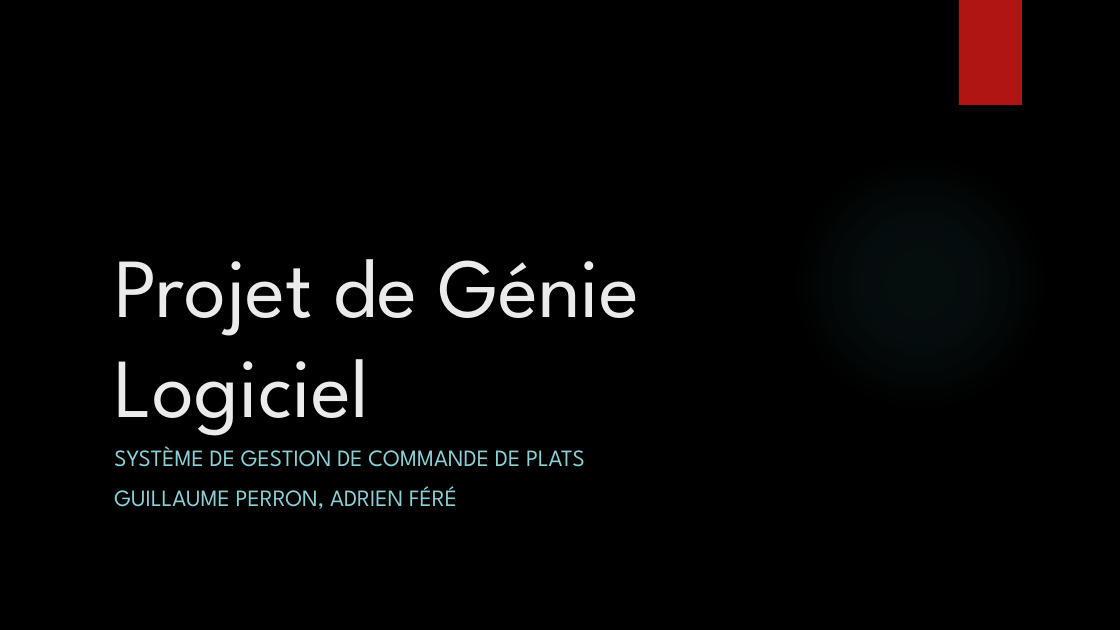
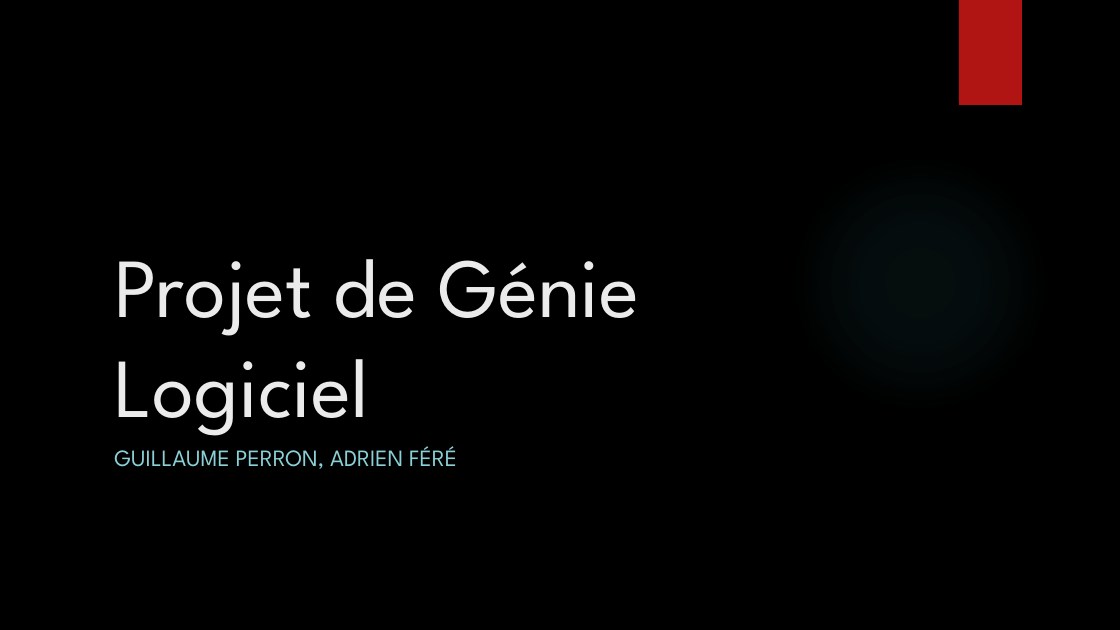
Before and after one commit to DienF/Projet-Finale, a slide deck: slide 1 of Présentation projet de Génie Logiciel.pptx. Drawn at 1120x630 pixels with LibreOffice and Linux fonts; fonts in the diff are those of the drawing; background and template pictures are left out. Boxes give left, top, right and bottom in pixels: in the first picture for what was removed or moved away, otherwise in the second. Text is boxed around its words. In the diff, an @@ line names an element or a change of style, - is before the commit and + after.

```diff
--- a/Présentation projet de Génie Logiciel.pptx
+++ b/Présentation projet de Génie Logiciel.pptx
@@ subtitle at (114, 446, 585, 467): paragraph removed @@
-SYSTÈME DE GESTION DE COMMANDE DE PLATS
```
Also in this commit, not shown: 4 slides added.
